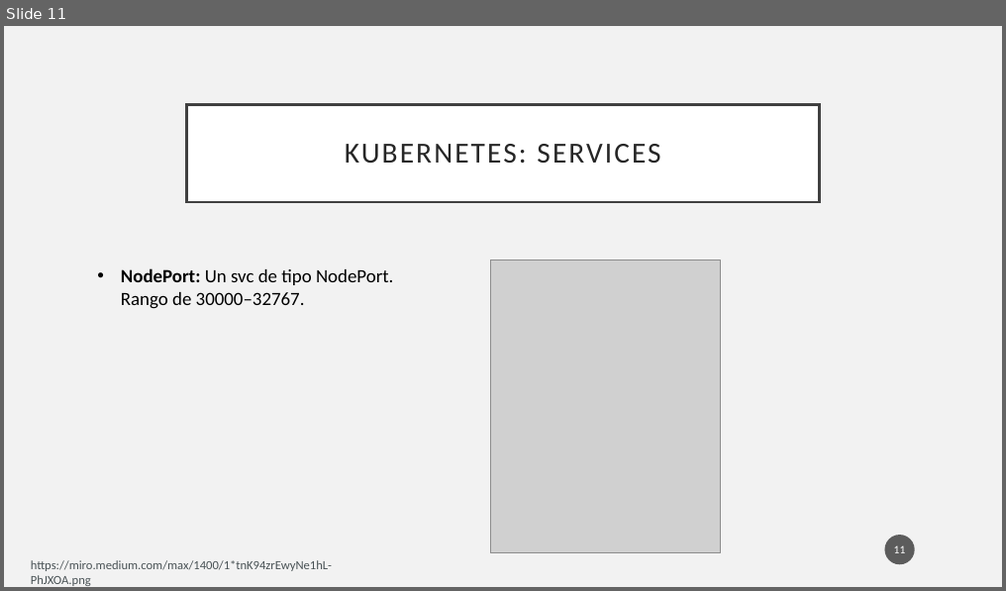
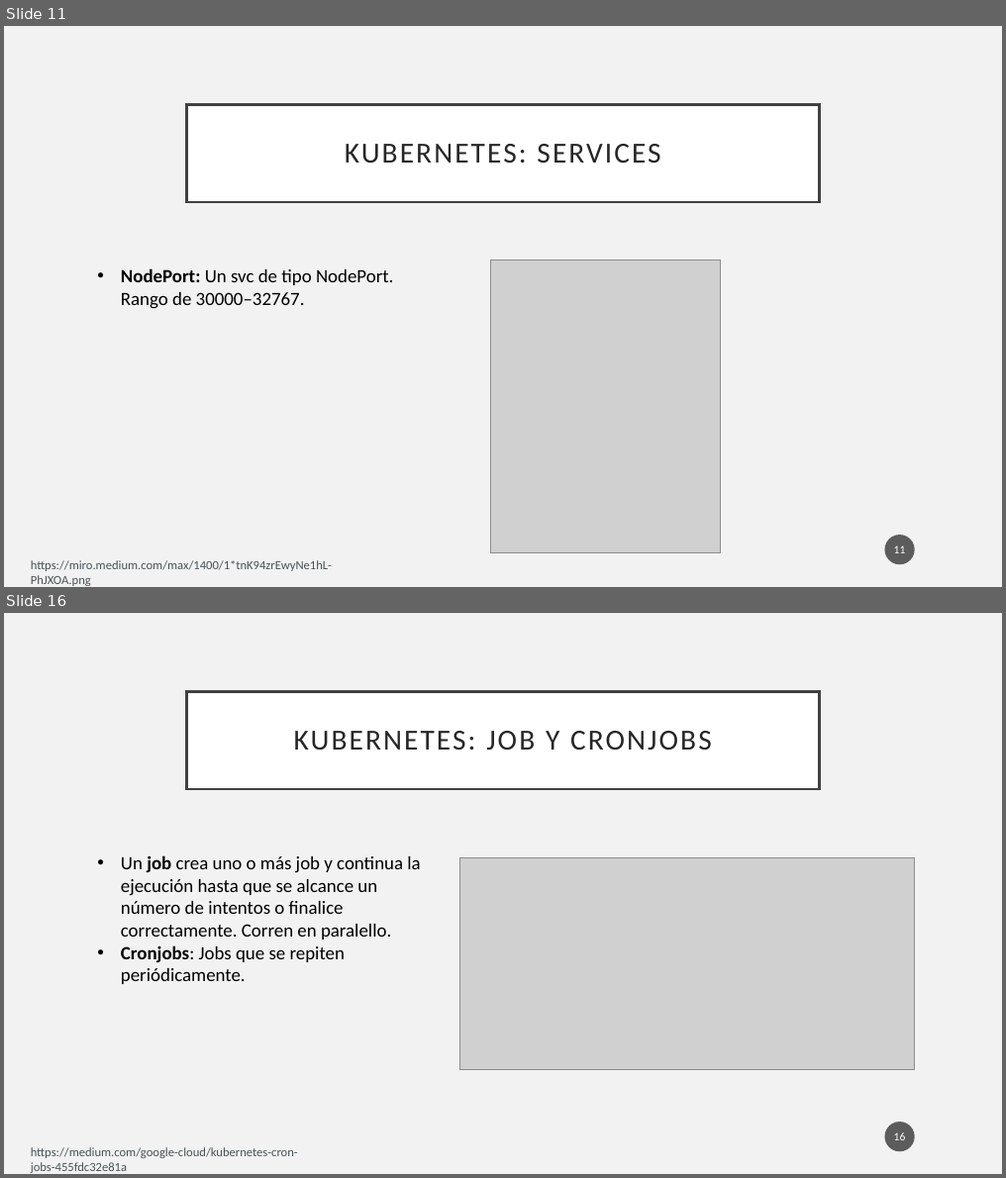
Before and after one commit to pablodevrzmz/python-docker-k8s-workshop, a slide deck: week 3/week_3.pptx. Shown one above the other, each under a label of ours: slide 11 before the commit, slides 11 and 16 after it; the slides between them are not shown. The pictures are 1006x591 and 1006x1178 pixels, drawn with LibreOffice and Linux fonts; fonts in the diff are those of the drawing; grey boxes stand for pictures. Boxes give left, top, right and bottom in pixels: in the first picture for what was removed or moved away, otherwise in the second. Text is boxed around its words. In the diff, an @@ line names an element or a change of style, - is before the commit and + after.

```diff
--- a/week 3/week_3.pptx
+++ b/week 3/week_3.pptx
@@ slide 16 added at [4,613,1002,1174], background #F2F2F2 @@
@@ title added at [187,691,819,789], fill #FFFFFF, outline #404040 2.5 pt, 28 pt, text #262626 @@
+KUBERNETES: JOB Y CRONJOBS
@@ text added at [121,856,420,984], 18 pt, text #000000 @@
+• Un job crea uno o más job y continua la ejecución hasta que se alcance un número de intentos o finalice correctamente. Corren en paralello.
+• Cronjobs: Jobs que se repiten periódicamente.
@@ picture added at [460,858,915,1069] @@
@@ page number added at [885,1122,915,1152], fill #1D1D1D at 70% opacity, 11 pt, text #FFFFFF @@
+16
@@ text added at [31,1148,298,1173], 12 pt, text #4A5356 @@
+https://medium.com/google-cloud/kubernetes-cron-jobs-455fdc32e81a
```
Also in this commit, not shown: 12 other slides added, 27 slides removed, 13 other files.
